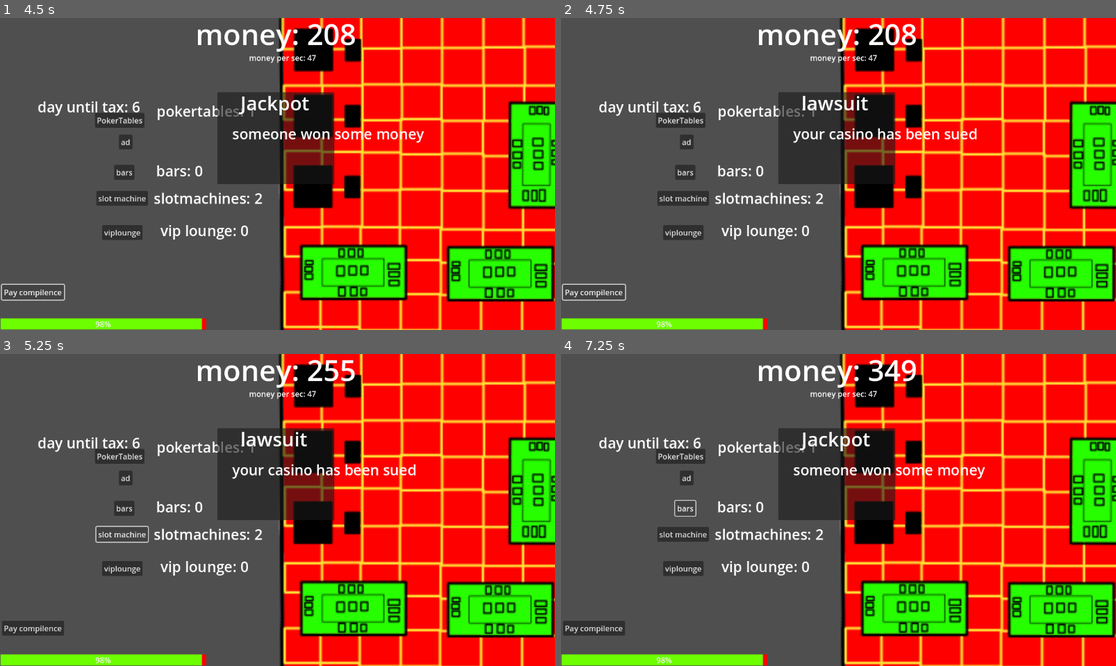
Above: before the commit, frames 1-4 (two rows, left to right).
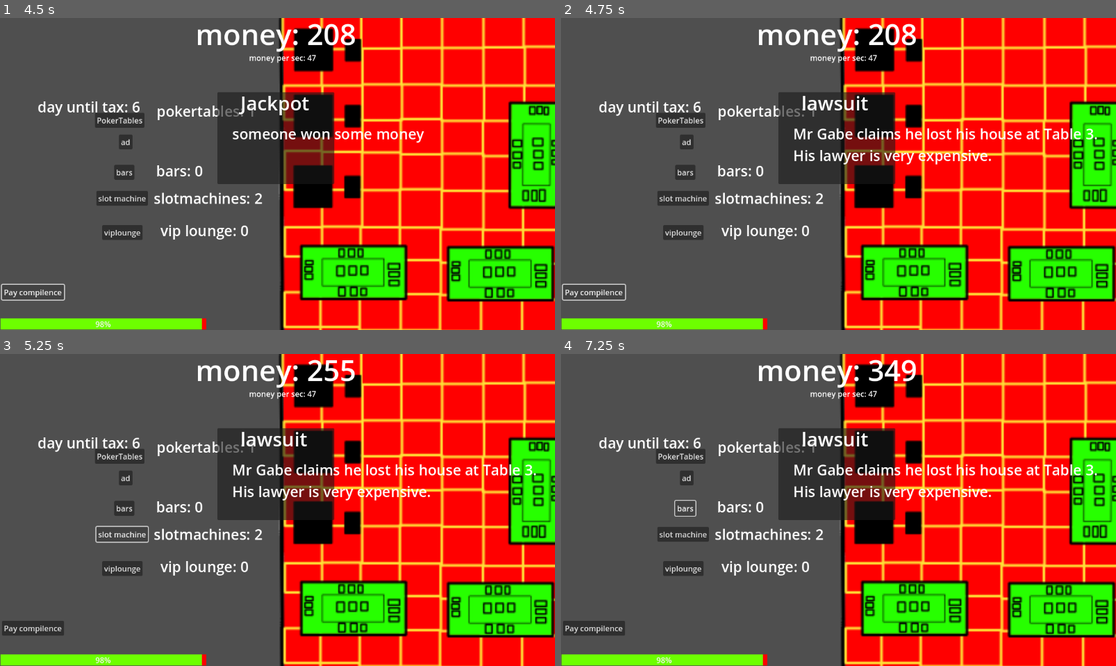
Above: after the commit, the same moments.

Repository: newdevtoo/you-are-the-casino
Game: Godot game, scene res://scenes/playing/playing.tscn
The game is run twice, just before and just after one commit, with the same random seed, the same clock (stepped at 60 frames per second) and the same inputs. The project has no main scene, so this scene is started directly.
Inputs:
- Up to frame 1 (4.5 s): click "slot machine" at 0.5 s; click "PokerTables" at 1.25 s; click "bars" at 2 s; click "viplounge" at 2.75 s; click "ad" at 3.5 s; click "Pay compilence" at 4.25 s
- Up to frame 2 (4.75 s): no input
- Up to frame 3 (5.25 s): click "slot machine" at 5 s
- Up to frame 4 (7.25 s): click "PokerTables" at 5.75 s; click "bars" at 6.5 s

Frame 1 is identical in both runs. In frame 2, 1.5% of the frame differs, in the area x 41-97%, y 35-47%; in frame 3, 1.5%; in frame 4, 1.8%, in the area x 41-97%, y 24-47%.

Commit message:
Add files via upload
updated the descrptions added random name

Diff:
--- a/you-are-the-casino/scenes/playing/playing.gd
+++ b/you-are-the-casino/scenes/playing/playing.gd
@@ -135,9 +135,11 @@
 func _on_eventtimer_timeout() -> void:
 	choosevent = randi_range(1, 45)
 	if choosevent > 0 and choosevent < 11:
+		var randomname = Gamemanager.names[randi_range(0, Gamemanager.names.size()-1)]
 		event_show.show()
 		whatevent.text = "lawsuit"
-		description.text = "your casino has been sued"
+		description.text = "Mr " + str(randomname) + " claims he lost his house at Table 3.
+His lawyer is very expensive."
 	elif choosevent > 10 and choosevent < 21:
 		event_show.show()
 		whatevent.text = "Jackpot"
--- a/you-are-the-casino/script/managers/gamemanager.gd
+++ b/you-are-the-casino/script/managers/gamemanager.gd
@@ -28,4 +28,6 @@
 var day_until_tax: int = 7
 
 # Events
+var names = ["Joe", "Ram", "Gabe", "Prajit", "Harrison", "Donnovan", "Jack", "Henderson"]
 var protest_active: bool = false
+var winning_money: int = 0
